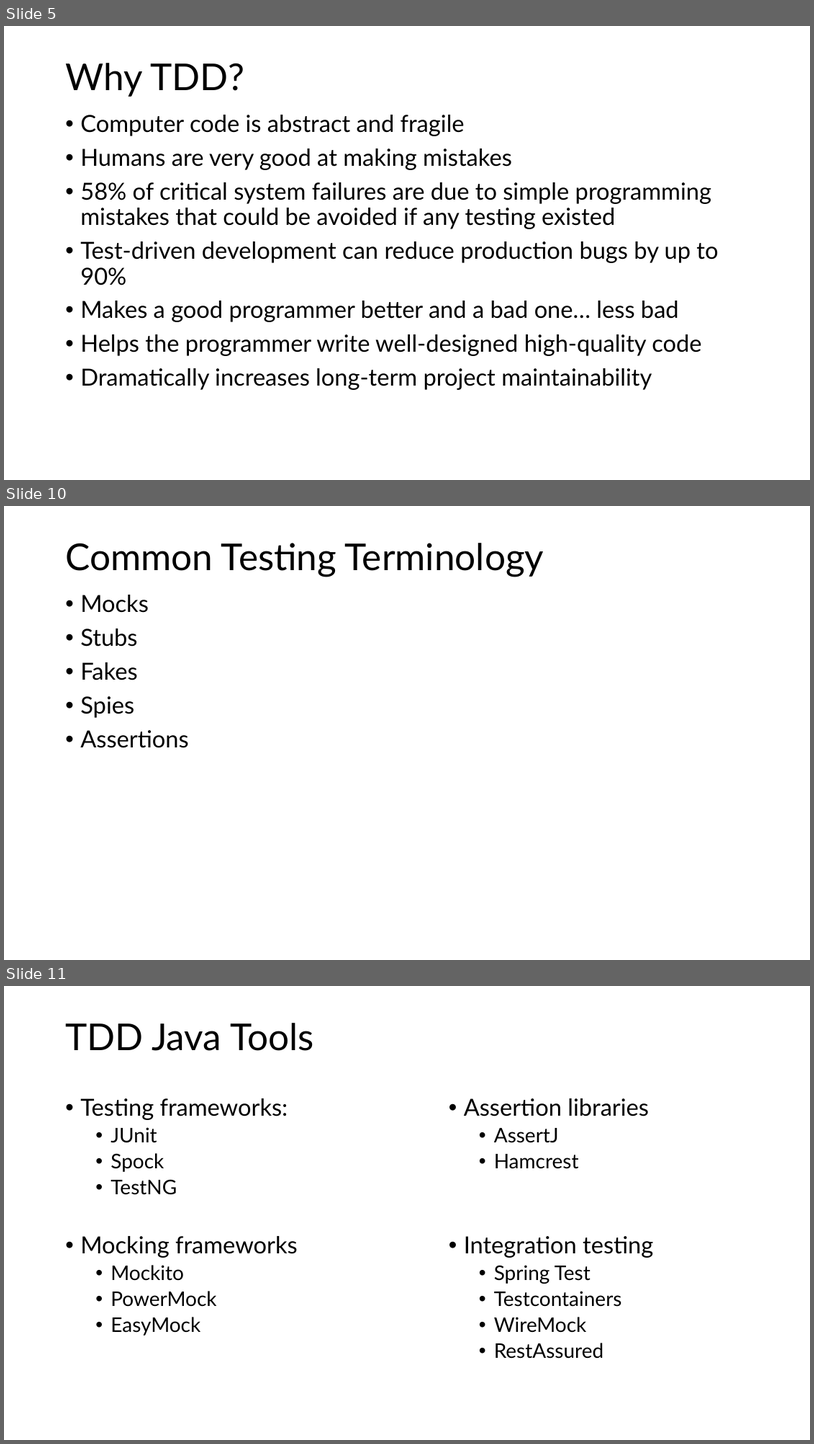
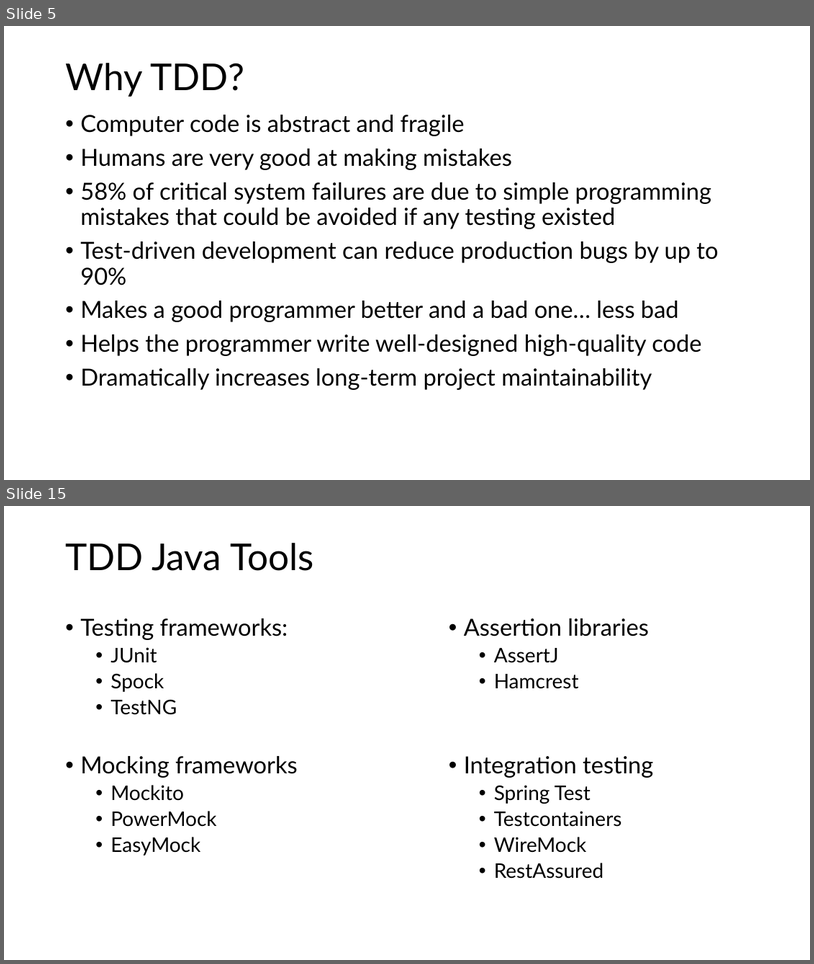
Before and after one commit to G2HJei/tdd-birthday-emails, a slide deck: Test-Driven Development.pptx. Shown one above the other, each under a label of ours: slides 5, 10 and 11 before the commit, slides 5 and 15 after it; the slides between them are not shown. The pictures are 814x1444 and 814x964 pixels, drawn with LibreOffice and Linux fonts; fonts in the diff are those of the drawing. Boxes give left, top, right and bottom in pixels: in the first picture for what was removed or moved away, otherwise in the second. Text is boxed around its words. In the diff, an @@ line names an element or a change of style, - is before the commit and + after.

```diff
--- a/Test-Driven Development.pptx
+++ b/Test-Driven Development.pptx
@@ slide 10 removed at <box>4,506,810,960</box>, background #FFFFFF @@
@@ text removed at <box>65,543,544,577</box> @@
-Common Testing Terminology
@@ text removed at <box>80,595,188,748</box> @@
-• Mocks
-• Stubs
-• Fakes
-• Spies
-• Assertions
@@ what was slide 11 is now slide 15 @@
```
Also in this commit, not shown: 7 slides changed, 5 slides added, 1 other file.
